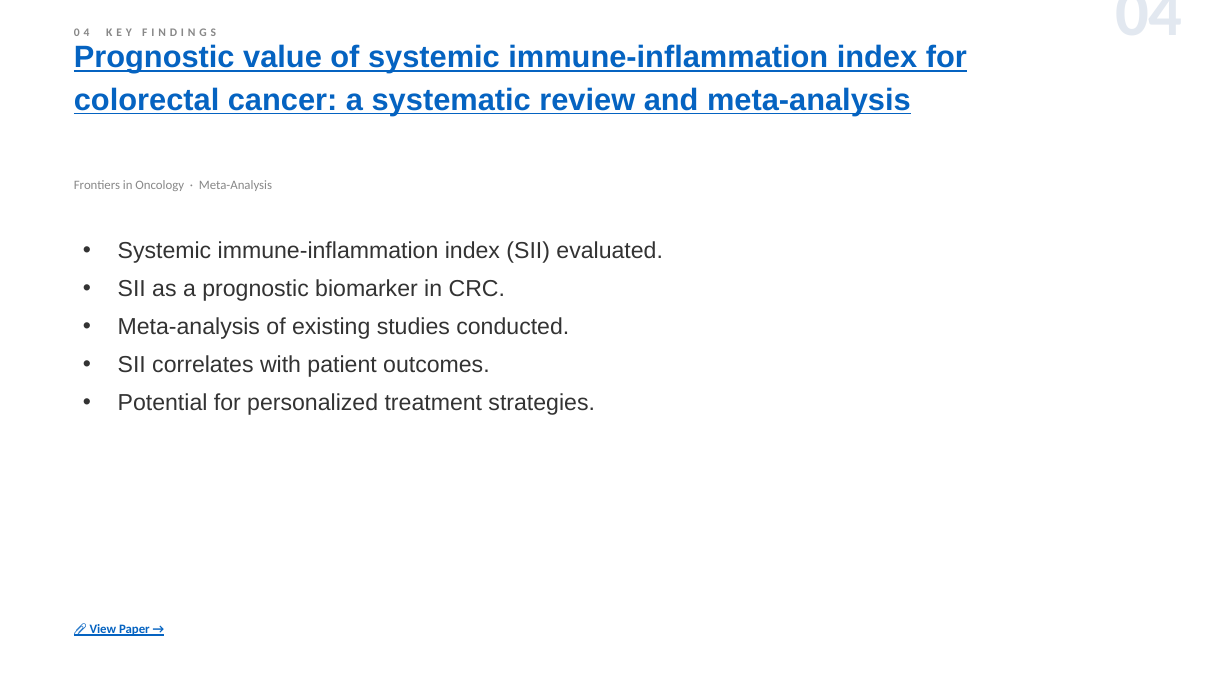
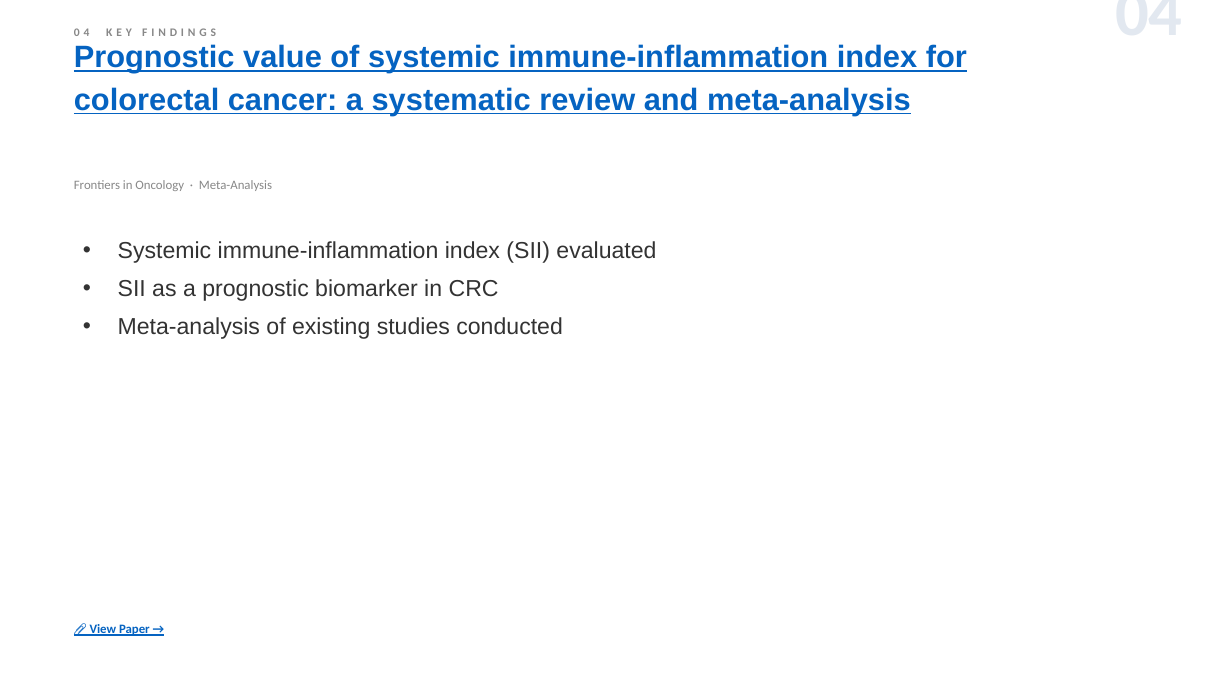
Before and after one commit to jejenhu-maker/colorectal-weekly-digest, a slide deck: slide 6 of docs/digest-en.pptx. Drawn at 1232x693 pixels with LibreOffice and Linux fonts; fonts in the diff are those of the drawing. Boxes give left, top, right and bottom in pixels: in the first picture for what was removed or moved away, otherwise in the second. Text is boxed around its words. In the diff, an @@ line names an element or a change of style, - is before the commit and + after.

```diff
--- a/docs/digest-en.pptx
+++ b/docs/digest-en.pptx
@@ text at [118, 241, 656, 339]: text changed @@
-• Systemic immune-inflammation index (SII) evaluated.
-• SII as a prognostic biomarker in CRC.
-• Meta-analysis of existing studies conducted.
-• SII correlates with patient outcomes.
-• Potential for personalized treatment strategies.
+• Systemic immune-inflammation index (SII) evaluated
+• SII as a prognostic biomarker in CRC
+• Meta-analysis of existing studies conducted
```
Also in this commit, not shown: 10 other slides changed, 1 slide added, 3 other files.
